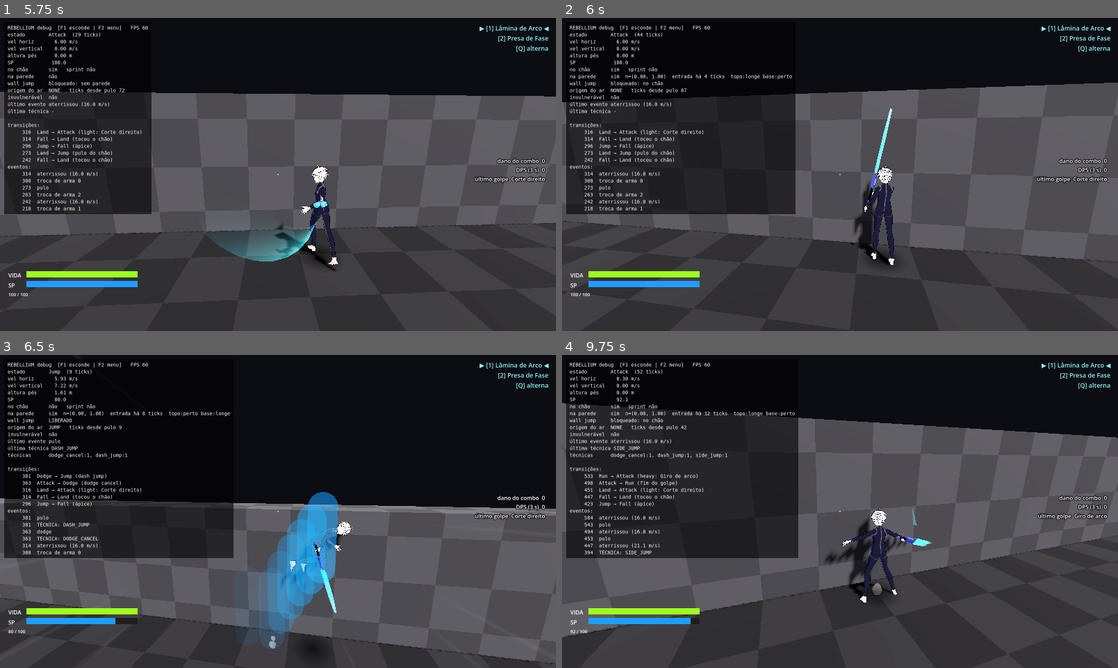
Above: before the commit, frames 1-4 (two rows, left to right).
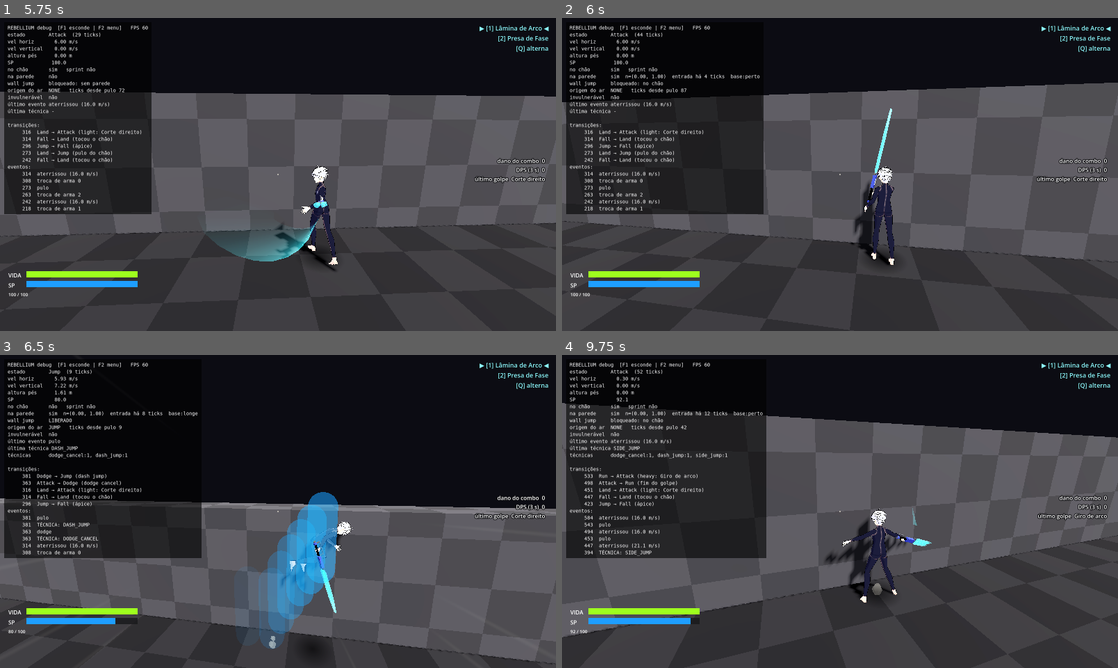
Above: after the commit, the same moments.

Repository: hugolnieri/Rebellium
Game: Godot game, scene res://scenes/arenas/CombatArena.tscn
Two runs of this game, one before a commit and one after it. Both use one fixed random seed, a clock stepped at 60 frames per second and the inputs below.
Inputs (mouse positions are in pixels of both pictures, inside the frame that each line leads up to):
- Up to frame 1 (5.75 s): tap Enter at 0.5 s; move the mouse to (305, 174) at 0.52 s; hold Space (jump) 0.53-1.28 s; hold W (move_forward) from 0.53 s (still down); click (305, 174) at 0.67 s; move the mouse to (250, 174) at 1.27 s; right-click (250, 174) at 1.35 s; tap Space (jump) at 1.52, 1.55, 1.82, 2.3, 3.02, 3.05, 3.32, 4.52, 4.55, 4.82 s; move the mouse to (289, 168) at 2.02 s; press the mouse at (289, 168) at 2.03 s; move the mouse to (272, 180) at 2.77 s; release the mouse at (272, 180) at 2.78 s; tap V (shoulder_swap) at 2.85 s; click (272, 180) at 2.92 s; move the mouse to (316, 177) at 3.52 s; hold Space (jump) 3.53-4.28 s; tap 1 (weapon_slot_1) at 3.6 s; move the mouse to (233, 171) at 4.27 s; tap 2 (weapon_slot_2) at 4.35 s; move the mouse to (283, 174) at 5.02 s; hold Space (jump) from 5.03 s (still down); tap Q (weapon_toggle) at 5.1 s; click (283, 174) at 5.17 s
- Up to frame 2 (6 s): move the mouse to (817, 168) at 5.77 s; release W (move_forward) at 5.78 s; release Space (jump) at 5.78 s; hold D (move_right) from 5.78 s (still down); tap Shift at 5.85 s
- Up to frame 3 (6.5 s): keep holding D (move_right); tap Space (jump) at 6.02, 6.05, 6.32 s
- Up to frame 4 (9.75 s): move the mouse to (867, 511) at 6.52 s; release D (move_right) at 6.53 s; hold Space (jump) 6.53-7.28 s; hold W (move_forward) 6.53-8.78 s; tap Alt at 6.6 s; move the mouse to (812, 511) at 7.27 s; tap Ctrl at 7.35 s; click (812, 511) at 7.42 s; tap Space (jump) at 7.52, 7.55, 7.82, 9.02, 9.05, 9.32 s; move the mouse to (851, 505) at 8.02 s; hold Space (jump) 8.03-8.78 s; move the mouse to (834, 517) at 8.77 s; hold A (move_left) 8.78-9.53 s; right-click (834, 517) at 8.85 s; move the mouse to (878, 514) at 9.52 s; press the mouse at (878, 514) at 9.53 s; hold W (move_forward) from 9.53 s (still down)

Frame 1 is identical in both runs. In frame 2, 2.3% of the frame differs, in the area x 30-42%, y 18-63%; in frame 3, 1.1%; in frame 4, 2.7%, in the area x 30-43%, y 18-65%.

Commit message:
remove o reverse wall jump; back-coming encadeado sobe paredes altas
- sai a técnica reverse (classificação, impulso, configs, cor, rótulo, raio do topo)
- depois de um back-coming, Space segurando o direcional para a parede dá um
  segundo back-coming (um lance extra por parede); sem segurar, se afasta como antes
- percurso: borda e parede lisa passam com back-coming duplo; parede de chegada
  da torre mais baixa (16,5 m) e mais larga para o último wall jump cair nela
- testes e docs atualizados

Co-Authored-By: Claude Opus 5.5 <noreply@anthropic.com>
Claude-Session: https://claude.ai/code/session_01F2bQk4JmWMhxKZmCfNJjFU

Diff:
--- a/config/feedback_config.tres
+++ b/config/feedback_config.tres
@@ -60,7 +60,6 @@
 hp_bar_color = Color(0.62, 1.0, 0.12, 1)
 color_wall_jump = Color(0.86, 0.84, 0.79, 1)
 color_side_jump = Color(0.12, 0.62, 1.0, 1)
-color_reverse_wall_jump = Color(0.58, 0.28, 0.98, 1)
 color_back_coming = Color(0.62, 1.0, 0.12, 1)
 color_cancel = Color(0.92, 0.12, 0.15, 1)
 color_dodge_cancel = Color(0.4, 0.85, 1.0, 1)
--- a/config/movement_config.tres
+++ b/config/movement_config.tres
@@ -85,13 +85,10 @@
 wall_approach_min_speed = 0.2
 side_jump_min_incidence_deg = 30.0
 technique_window_ticks = 6
-reverse_probe_height = 2.0
-reverse_jump_height = 2.3
-reverse_forward_speed = 6.5
-reverse_clear_speed = 11.0
 back_coming_max_feet_height = 1.0
 back_coming_height = 2.6
 back_coming_wall_push_speed = 1.0
+back_coming_chain_min_dot = 0.5
 cancel_window_ticks = 4
 cancel_speed_retained = 0.5
 bunny_hop_window_ticks = 3
--- a/scenes/arenas/TrainingCourse.tscn
+++ b/scenes/arenas/TrainingCourse.tscn
@@ -21,7 +21,7 @@
 size = Vector3(8.5, 3, 10)
 
 [sub_resource type="BoxShape3D" id="box4"]
-size = Vector3(8.25, 3, 8)
+size = Vector3(12.25, 3, 8)
 
 [sub_resource type="Environment" id="env"]
 background_mode = 1
@@ -115,13 +115,13 @@
 size = Vector3(8.5, 1, 13)
 surface = 0
 
-[node name="ReverseLedge" type="StaticBody3D" parent="Geometry"]
+[node name="ClimbLedge" type="StaticBody3D" parent="Geometry"]
 transform = Transform3D(1, 0, 0, 0, 1, 0, 0, 0, 1, 1.75, 1.8, -65)
 script = ExtResource("greybox")
 size = Vector3(8.5, 3.6, 10)
 surface = 2
 
-[node name="ReverseLedgeLip" type="StaticBody3D" parent="Geometry"]
+[node name="ClimbLedgeLip" type="StaticBody3D" parent="Geometry"]
 transform = Transform3D(1, 0, 0, 0, 1, 0, 0, 0, 1, 1.75, 3.61, -60.15)
 script = ExtResource("greybox")
 size = Vector3(8.5, 0.02, 0.3)
@@ -140,9 +140,9 @@
 surface = 7
 
 [node name="TowerA" type="StaticBody3D" parent="Geometry"]
-transform = Transform3D(1, 0, 0, 0, 1, 0, 0, 0, 1, -3.875, 12.5, -86)
-script = ExtResource("greybox")
-size = Vector3(8.25, 9, 8)
+transform = Transform3D(1, 0, 0, 0, 1, 0, 0, 0, 1, -5.875, 12.25, -86)
+script = ExtResource("greybox")
+size = Vector3(12.25, 8.5, 8)
 surface = 3
 
 [node name="TowerB" type="StaticBody3D" parent="Geometry"]
@@ -152,9 +152,9 @@
 surface = 3
 
 [node name="FinishPad" type="StaticBody3D" parent="Geometry"]
-transform = Transform3D(1, 0, 0, 0, 1, 0, 0, 0, 1, -3.875, 17.01, -86)
-script = ExtResource("greybox")
-size = Vector3(8.25, 0.02, 8)
+transform = Transform3D(1, 0, 0, 0, 1, 0, 0, 0, 1, -5.875, 16.51, -86)
+script = ExtResource("greybox")
+size = Vector3(12.25, 0.02, 8)
 surface = 4
 
 [node name="Checkpoints" type="Node3D" parent="."]
@@ -177,12 +177,12 @@
 transform = Transform3D(1, 0, 0, 0, 1, 0, 0, 0, 1, 0, 1.5, -8.5)
 shape = SubResource("box1")
 
-[node name="CP2_Reverse" type="Area3D" parent="Checkpoints"]
+[node name="CP2_Borda" type="Area3D" parent="Checkpoints"]
 transform = Transform3D(1, 0, 0, 0, 1, 0, 0, 0, 1, 1.75, 0, -51)
 monitorable = false
-metadata/label = "Borda de reverse"
-
-[node name="Shape" type="CollisionShape3D" parent="Checkpoints/CP2_Reverse"]
+metadata/label = "Borda (back-coming duplo)"
+
+[node name="Shape" type="CollisionShape3D" parent="Checkpoints/CP2_Borda"]
 transform = Transform3D(1, 0, 0, 0, 1, 0, 0, 0, 1, 0, 1.5, -2.5)
 shape = SubResource("box2")
 
@@ -205,7 +205,7 @@
 shape = SubResource("box3")
 
 [node name="FinishZone" type="Area3D" parent="."]
-transform = Transform3D(1, 0, 0, 0, 1, 0, 0, 0, 1, -3.875, 18.5, -86)
+transform = Transform3D(1, 0, 0, 0, 1, 0, 0, 0, 1, -5.875, 18, -86)
 monitorable = false
 
 [node name="Shape" type="CollisionShape3D" parent="FinishZone"]
@@ -242,7 +242,7 @@
 modulate = Color(0.86, 0.84, 0.79, 1)
 outline_modulate = Color(0.04, 0.04, 0.05, 1)
 text = "3 · BORDA
-reverse wall jump perto do topo"
+back-coming + Space segurando W"
 font_size = 64
 outline_size = 12
 
@@ -253,7 +253,7 @@
 modulate = Color(0.86, 0.84, 0.79, 1)
 outline_modulate = Color(0.04, 0.04, 0.05, 1)
 text = "4 · PAREDE LISA
-back-coming + reverse"
+back-coming duplo"
 font_size = 64
 outline_size = 12
 
@@ -269,7 +269,7 @@
 outline_size = 12
 
 [node name="Sign5" type="Label3D" parent="Signs"]
-transform = Transform3D(1, 0, 0, 0, 1, 0, 0, 0, 1, -3.875, 19.5, -86)
+transform = Transform3D(1, 0, 0, 0, 1, 0, 0, 0, 1, -3.875, 19, -86)
 billboard = 1
 pixel_size = 0.006
 modulate = Color(0.86, 0.84, 0.79, 1)
--- a/scenes/player/character_model.gd
+++ b/scenes/player/character_model.gd
@@ -310,17 +310,10 @@
 	match technique:
 		MovementRules.TECH_BACK_COMING:
 			return
-		MovementRules.TECH_REVERSE:
-			_trick_axis = Vector3.RIGHT
-			_trick_angle = -TAU
-		_:
-			# Mortal para trás: pisa na parede (de frente para ela) e gira de costas para longe.
-			_trick_axis = Vector3.RIGHT
-			_trick_angle = TAU
-			_trick_face_wall = true
-			_start_trick(_fb().flip_duration, false)
-			return
-	_trick_face_wall = false
+	# Mortal para trás: pisa na parede (de frente para ela) e gira de costas para longe.
+	_trick_axis = Vector3.RIGHT
+	_trick_angle = TAU
+	_trick_face_wall = true
 	_start_trick(_fb().flip_duration, false)
 
 
--- a/scenes/player/player.gd
+++ b/scenes/player/player.gd
@@ -155,9 +155,8 @@
 		return "não"
 	var since_entry := str(ticks_since(wall_sensor.entry_tick)) \
 		if wall_sensor.entry_tick > PlayerInput.NEVER else "-"
-	return "sim  n=(%.2f, %.2f)  entrada há %s ticks  topo:%s base:%s" % [
+	return "sim  n=(%.2f, %.2f)  entrada há %s ticks  base:%s" % [
 		wall_sensor.normal.x, wall_sensor.normal.z, since_entry,
-		"perto" if wall_sensor.is_near_top() else "longe",
 		"perto" if wall_sensor.is_near_base() else "longe"]
 
 
@@ -581,18 +580,18 @@
 	var has_entry := sensor.entry_tick > PlayerInput.NEVER
 	var v_in := sensor.entry_velocity if has_entry else WallJumpMath.horizontal(pre_slide_velocity)
 	# O segundo wall jump liberado pelo back-coming dispensa a janela justa (contato contínuo).
+	# Depois de um back-coming, Space segurando na direção da parede sobe mais um lance colado nela;
+	# sem segurar, o segundo salto se afasta da parede (wall jump normal).
+	var chained := sensor.collider_id == back_coming_wall \
+		and input.get_wish_direction().dot(-n) > config.back_coming_chain_min_dot
 	var in_window := (has_entry and MovementRules.is_within_window(
 		input.jump_pressed_tick, sensor.entry_tick, config.technique_window_ticks)) \
 		or sensor.collider_id == back_coming_wall
-	var technique := MovementRules.classify_wall_jump(in_window, sensor.is_near_top(),
-		sensor.is_near_base(), WallJumpMath.incidence_angle_deg(v_in, n),
-		config.side_jump_min_incidence_deg)
+	var technique := MovementRules.classify_wall_jump(in_window, sensor.is_near_base(), chained,
+		WallJumpMath.incidence_angle_deg(v_in, n), config.side_jump_min_incidence_deg)
 	var horizontal: Vector3
 	var height: float
 	match technique:
-		MovementRules.TECH_REVERSE:
-			horizontal = -n * config.reverse_forward_speed
-			height = config.reverse_jump_height
 		MovementRules.TECH_BACK_COMING:
 			horizontal = -n * config.back_coming_wall_push_speed
 			height = config.back_coming_height
@@ -602,7 +601,8 @@
 	wall_jump_entry_velocity = Vector3(v_in.x, velocity.y, v_in.z)
 	var launch := horizontal + Vector3.UP * config.velocity_for_height(height)
 	velocity = launch
-	back_coming_wall = sensor.collider_id if technique == MovementRules.TECH_BACK_COMING else 0
+	# Só um lance extra por parede: depois do back-coming encadeado, o próximo salto se afasta.
+	back_coming_wall = sensor.collider_id if technique == MovementRules.TECH_BACK_COMING and not chained else 0
 	last_wall_jump_collider = sensor.collider_id
 	last_wall_jump_tick = tick
 	wall_jump_carry = true
--- a/scenes/player/states/wall_jump.gd
+++ b/scenes/player/states/wall_jump.gd
@@ -1,17 +1,14 @@
 extends PlayerState
 ## Wall jump: primeiro o personagem fica colado na parede por `wall_jump_stick_ticks` (pés
 ## plantados, sem cair), depois sai o impulso. Mantém a direção do lançamento sem controle aéreo por
-## `wall_jump_lock_time`. No reverse wall jump e no back-coming o empurrão contra a parede
-## continua enquanto sobe colado nela (senão a colisão comeria a velocidade horizontal).
+## `wall_jump_lock_time`. No back-coming o empurrão contra a parede continua enquanto sobe colado
+## nela (senão a colisão comeria a velocidade horizontal) e, ao passar do topo, leva por cima da borda.
 ## Cancel: troca de arma (1/2) até `cancel_window_ticks` do wall jump desfaz o lançamento.
 
 var _launch: Vector3 = Vector3.ZERO
 var _launch_horizontal: Vector3 = Vector3.ZERO
 var _wall_normal: Vector3 = Vector3.ZERO
 var _hold_until_clear: bool = false
-var _reverse: bool = false
-var _boosted: bool = false
-var _was_climbing: bool = false
 
 
 func enter(_from: StringName, data: Dictionary) -> void:
@@ -19,11 +16,7 @@
 	_launch_horizontal = WallJumpMath.horizontal(_launch)
 	_wall_normal = data.get("normal", Vector3.ZERO)
 	var technique: StringName = data.get("technique", &"")
-	_hold_until_clear = technique == MovementRules.TECH_REVERSE \
-		or technique == MovementRules.TECH_BACK_COMING
-	_reverse = technique == MovementRules.TECH_REVERSE
-	_boosted = false
-	_was_climbing = false
+	_hold_until_clear = technique == MovementRules.TECH_BACK_COMING
 	if is_sticking():
 		_stick()
 
@@ -61,12 +54,6 @@
 	if can_act and player.try_attack(input):
 		return
 	var climbing := _hold_until_clear and player.wall_sensor.has_contact and player.velocity.y > 0.0
-	_was_climbing = _was_climbing or climbing
-	if _reverse and not _boosted and ((_was_climbing and not climbing) or player.velocity.y <= 0.0):
-		# Passou da borda: agora sim dispara para frente, por cima do topo.
-		_boosted = true
-		var forward := _launch_horizontal.normalized()
-		_launch_horizontal = forward * maxf(_launch_horizontal.length(), cfg().reverse_clear_speed)
 	if locked or climbing:
 		player.velocity.x = _launch_horizontal.x
 		player.velocity.z = _launch_horizontal.z
--- a/scenes/player/wall_sensor.gd
+++ b/scenes/player/wall_sensor.gd
@@ -7,8 +7,6 @@
 const PROBE_DIRECTIONS: int = 8
 ## Alturas das sondas horizontais, como fração da altura do corpo.
 const PROBE_HEIGHT_RATIOS: Array[float] = [0.3, 0.7]
-## Tolerâncias geométricas das sondas (não são valores de gameplay).
-const TOP_PROBE_EXTRA_REACH: float = 0.1
 const FEET_PROBE_LIFT: float = 0.05
 
 var player: Player
@@ -68,16 +66,6 @@
 	collider_id = 0
 
 
-## Raio acima da cabeça em direção à parede: true se NÃO encontra parede (perto do topo).
-func is_near_top() -> bool:
-	if not has_contact:
-		return false
-	var cfg := player.config
-	var from := player.global_position + Vector3.UP * cfg.reverse_probe_height
-	var to := from - normal * (cfg.body_radius + cfg.wall_detect_distance + TOP_PROBE_EXTRA_REACH)
-	return _ray(from, to).is_empty()
-
-
 ## Raio para baixo a partir dos pés: true se há chão perto (perto da base da parede).
 func is_near_base() -> bool:
 	var cfg := player.config
--- a/scenes/ui/training_hud.gd
+++ b/scenes/ui/training_hud.gd
@@ -3,7 +3,6 @@
 
 const TECHNIQUE_LABELS: Dictionary = {
 	&"side_jump": "Side jump",
-	&"reverse_wall_jump": "Reverse wall jump",
 	&"back_coming": "Back-coming",
 	&"cancel": "Cancel",
 	&"dodge_cancel": "Dodge cancel",
--- a/scripts/core/feedback_config.gd
+++ b/scripts/core/feedback_config.gd
@@ -98,7 +98,6 @@
 @export_group("Técnicas (cores)")
 @export var color_wall_jump: Color = Color(0.86, 0.84, 0.79)
 @export var color_side_jump: Color = Color(0.12, 0.62, 1.0)
-@export var color_reverse_wall_jump: Color = Color(0.58, 0.28, 0.98)
 @export var color_back_coming: Color = Color(0.62, 1.0, 0.12)
 @export var color_cancel: Color = Color(0.92, 0.12, 0.15)
 @export var color_dodge_cancel: Color = Color(0.4, 0.85, 1.0)
@@ -124,7 +123,6 @@
 func get_technique_color(technique: StringName) -> Color:
 	match technique:
 		&"side_jump": return color_side_jump
-		&"reverse_wall_jump": return color_reverse_wall_jump
 		&"back_coming": return color_back_coming
 		&"cancel": return color_cancel
 		&"dodge_cancel": return color_dodge_cancel
--- a/scripts/core/game_events.gd
+++ b/scripts/core/game_events.gd
@@ -8,7 +8,7 @@
 signal state_changed(player: Node, from_state: StringName, to_state: StringName, reason: String)
 ## Wall jump executado (qualquer variante). data: position, normal, velocity, technique.
 signal wall_jump_executed(player: Node, data: Dictionary)
-## Técnica avançada acertada: side_jump, reverse_wall_jump, back_coming, cancel, dodge_cancel, bunny_hop.
+## Técnica avançada acertada: side_jump, back_coming, cancel, dodge_cancel, bunny_hop.
 signal technique_executed(player: Node, technique: StringName, data: Dictionary)
 ## Dodge iniciado. direction em espaço do mundo.
 signal dodged(player: Node, direction: Vector3)
--- a/scripts/core/movement_config.gd
+++ b/scripts/core/movement_config.gd
@@ -162,21 +162,17 @@
 @export_range(0.0, 89.0, 1.0, "suffix:°") var side_jump_min_incidence_deg: float = 30.0
 
 @export_group("Técnicas avançadas")
-## Janela justa (reverse/back-coming): Space até N ticks do contato com a parede.
+## Janela justa (back-coming): Space até N ticks do contato com a parede.
 @export_range(0, 30, 1, "suffix:ticks") var technique_window_ticks: int = 6
-## Altura (acima dos pés) do raio que procura o topo da parede.
-@export_range(0.5, 4.0, 0.05, "suffix:m") var reverse_probe_height: float = 2.0
-@export_range(0.0, 10.0, 0.05, "suffix:m") var reverse_jump_height: float = 2.35
-## Velocidade para FRENTE (por cima da parede) no reverse wall jump.
-@export_range(0.0, 20.0, 0.1, "suffix:m/s") var reverse_forward_speed: float = 6.5
-## Velocidade para frente assim que o reverse passa da borda (vai bem mais longe depois de subir).
-@export_range(0.0, 30.0, 0.5, "suffix:m/s") var reverse_clear_speed: float = 11.0
 ## Distância máxima dos pés ao chão para o contato contar como "base da parede".
 @export_range(0.0, 4.0, 0.05, "suffix:m") var back_coming_max_feet_height: float = 1.0
 @export_range(0.0, 10.0, 0.05, "suffix:m") var back_coming_height: float = 2.6
 ## Leve empurrão de volta PARA a parede no back-coming: o jogador sobe colado nela e ganha
 ## um segundo wall jump na mesma parede (sem precisar de nova janela justa).
 @export_range(0.0, 10.0, 0.1, "suffix:m/s") var back_coming_wall_push_speed: float = 1.0
+## Back-coming encadeado: depois de um back-coming, Space com o direcional apontando para a parede
+## (cosseno mínimo entre o input e a direção da parede) sobe mais um lance em vez de se afastar.
+@export_range(-1.0, 1.0, 0.05) var back_coming_chain_min_dot: float = 0.5
 ## Cancel: troca de arma até N ticks do wall jump.
 @export_range(0, 20, 1, "suffix:ticks") var cancel_window_ticks: int = 4
 ## Fração da velocidade de entrada preservada pelo cancel.
--- a/scripts/core/movement_rules.gd
+++ b/scripts/core/movement_rules.gd
@@ -7,7 +7,6 @@
 
 const TECH_NORMAL: StringName = &"normal"
 const TECH_SIDE_JUMP: StringName = &"side_jump"
-const TECH_REVERSE: StringName = &"reverse_wall_jump"
 const TECH_BACK_COMING: StringName = &"back_coming"
 const TECH_CANCEL: StringName = &"cancel"
 const TECH_DODGE_CANCEL: StringName = &"dodge_cancel"
@@ -50,12 +49,11 @@
 	return absi(press_tick - event_tick) <= window_ticks
 
 
-## Classifica o wall jump. Topo tem prioridade sobre base (parede baixa = reverse).
-static func classify_wall_jump(in_technique_window: bool, near_top: bool, near_base: bool,
+## Classifica o wall jump. Back-coming: Space na janela justa com os pés perto da base da parede, ou
+## de novo na mesma parede logo depois de um back-coming (`chained`: sobe mais um lance colado nela).
+static func classify_wall_jump(in_technique_window: bool, near_base: bool, chained: bool,
 		incidence_deg: float, side_min_deg: float) -> StringName:
-	if in_technique_window and near_top:
-		return TECH_REVERSE
-	if in_technique_window and near_base:
+	if in_technique_window and (near_base or chained):
 		return TECH_BACK_COMING
 	if incidence_deg >= side_min_deg:
 		return TECH_SIDE_JUMP
--- a/tests/integration/test_training_course.gd
+++ b/tests/integration/test_training_course.gd
@@ -103,33 +103,32 @@
 	assert_lt(d.player.global_position.y, -1.0, "sprint + pulo não alcança o outro lado")
 
 
-func test_reverse_wall_jump_climbs_the_ledge() -> void:
-	await _teleport(Vector3(1.75, 0, -52))
-	d.step_until(func() -> bool: return d.player.global_position.z < -57.4, 120, FWD)
-	d.press_jump()
-	d.step(1, FWD)
-	assert_gt(d.step_until_wall(_block("ReverseLedge"), 60, FWD), 0)
-	d.press_jump()
-	d.step(1)
-	assert_has(d.techniques, MovementRules.TECH_REVERSE)
-	d.step(60)
-	assert_almost_eq(d.player.global_position.y, 3.6, 0.05, "em cima da borda")
-
-
-func test_back_coming_then_reverse_climbs_the_smooth_wall() -> void:
-	await _teleport(Vector3(1.75, 3.6, -67))
+## Encosta na parede, pula, back-coming na base e, segurando W, o segundo back-coming leva ao topo.
+func _double_back_coming() -> void:
 	d.step_until(func() -> bool: return d.player.wall_sensor.has_contact, 120, FWD)
 	d.step(5, FWD)
 	d.press_jump()
 	d.step(3, FWD)
 	d.press_jump()
-	d.step(1)
+	d.step(1, FWD)
 	assert_has(d.techniques, MovementRules.TECH_BACK_COMING)
-	assert_gt(d.step_until(func() -> bool: return d.player.wall_sensor.is_near_top(), 40), 0)
-	d.press_jump()
-	d.step(1)
-	assert_eq(d.techniques.count(MovementRules.TECH_REVERSE), 1)
-	d.step(60)
+	d.step_until(func() -> bool: return d.player.velocity.y > 1.0, 20, FWD)  # sai da parede (fim do colado)
+	d.step_until(func() -> bool: return d.player.velocity.y < 1.0, 40, FWD)
+	d.press_jump()
+	d.step(1, FWD)
+	assert_eq(d.techniques.count(MovementRules.TECH_BACK_COMING), 2, "back-coming encadeado")
+	d.step(60, FWD)
+
+
+func test_double_back_coming_climbs_the_ledge() -> void:
+	await _teleport(Vector3(1.75, 0, -56))
+	await _double_back_coming()
+	assert_almost_eq(d.player.global_position.y, 3.6, 0.05, "em cima da borda")
+
+
+func test_double_back_coming_climbs_the_smooth_wall() -> void:
+	await _teleport(Vector3(1.75, 3.6, -67))
+	await _double_back_coming()
 	assert_almost_eq(d.player.global_position.y, 8.0, 0.05, "em cima da parede lisa")
 
 
@@ -150,7 +149,7 @@
 	d.step(1, Vector2(-0.7, 0), true)  # A puro + Espaço seria dash
 	var jumps := _auto_wall_jump_until_landed(400)
 	assert_gte(jumps, 3, "wall jumps encadeados: %d" % jumps)
-	assert_almost_eq(d.player.global_position.y, 17.0, 0.05, "chegou no topo da torre")
+	assert_almost_eq(d.player.global_position.y, 16.5, 0.05, "chegou no topo da torre")
 	await wait_physics_frames(3)
 	assert_true(course.finished, "zona de chegada alcançada")
 
--- a/tests/integration/test_wall_jump.gd
+++ b/tests/integration/test_wall_jump.gd
@@ -1,6 +1,6 @@
 extends GutTest
 ## Wall jump com física real: regra "só após pulo", reflexão, encadeamento, bloqueio de
-## mesma parede e técnicas (reverse, back-coming, cancel).
+## mesma parede e técnicas (back-coming, cancel).
 
 const Driver = preload("res://tests/helpers/player_driver.gd")
 const FWD := Vector2(0, 1)
@@ -206,29 +206,7 @@
 	assert_gt(heights[3] - heights[0], 3.0, "subiu encadeando wall jumps: %s" % [heights])
 
 
-func test_reverse_wall_jump_near_top_goes_over_the_ledge() -> void:
-	_world(Vector3(0, 0, 0.3))
-	var ledge := d.add_block(Vector3(0, 1.8, -13.0), Vector3(20, 3.6, 20))  # face z=-3, topo 3,6 m
-	await d.ready_physics(self)
-	d.step(10)
-	d.step(8, FWD)  # embalo: chega na parede perto do ápice do pulo
-	d.press_jump()
-	d.step(1, FWD)
-	assert_gt(d.step_until_wall(ledge, 90, FWD), 0)
-	assert_true(d.player.wall_sensor.is_near_top(), "pés altos o bastante: raio acima da cabeça livre")
-	d.press_jump()
-	d.step(1)  # solta o direcional: o próprio lançamento leva por cima
-	assert_eq(d.wall_jumps[0].technique, MovementRules.TECH_REVERSE)
-	assert_has(d.techniques, MovementRules.TECH_REVERSE)
-	assert_lt(d.wall_jumps[0].velocity_out.z, 0.0, "lançado para frente, por cima")
-	d.step(60)
-	assert_true(d.player.is_on_floor())
-	assert_almost_eq(d.player.global_position.y, 3.6, 0.05, "terminou em cima da borda")
-	assert_lt(d.player.global_position.z, -7.0, "reverse vai bem para frente depois de passar da borda")
-	assert_lt(d.player.global_position.z, -3.0)
-
-
-func test_late_press_near_top_is_normal_wall_jump() -> void:
+func test_late_press_is_normal_wall_jump() -> void:
 	_world(Vector3(0, 0, 0.3))
 	var ledge := d.add_block(Vector3(0, 1.8, -6.0), Vector3(20, 3.6, 6))
 	await d.ready_physics(self)
@@ -266,7 +244,7 @@
 	assert_eq(d.wall_jumps.size(), 2, "segundo wall jump na MESMA parede liberado pelo back-coming")
 	assert_eq(d.state(), &"WallJump")
 	assert_eq(d.wall_jumps[1].normal, d.wall_jumps[0].normal)
-	assert_eq(d.wall_jumps[1].technique, MovementRules.TECH_NORMAL, "parede alta: sem topo perto")
+	assert_eq(d.wall_jumps[1].technique, MovementRules.TECH_NORMAL, "sem segurar para a parede: se afasta")
 	assert_gt(d.player.velocity.z, 0.0, "segundo salto se afasta da parede")
 
 
@@ -307,36 +285,44 @@
 	assert_does_not_have(d.techniques, MovementRules.TECH_CANCEL, "tarde demais")
 
 
-func test_back_coming_then_reverse_climbs_wall_too_tall_for_a_single_jump() -> void:
+func _back_coming_on(height: float) -> void:
 	_world(Vector3(0, 0, -2.45))
-	d.add_block(Vector3(0, 2.2, -6.0), Vector3(20, 4.4, 6))  # bloco de 4,4 m, face em z = -3
+	d.add_block(Vector3(0, height * 0.5, -6.0), Vector3(20, height, 6))  # face em z = -3
 	await d.ready_physics(self)
 	d.step(10, FWD)
 	d.press_jump()
 	d.step(3, FWD)
 	d.press_jump()
-	d.step(1)
+	d.step(1, FWD)
 	assert_eq(d.wall_jumps[0].technique, MovementRules.TECH_BACK_COMING)
-	var near_top := d.step_until(func() -> bool: return d.player.wall_sensor.is_near_top(), 40)
-	assert_gt(near_top, 0, "back-coming leva os pés alto o bastante")
-	d.press_jump()
-	d.step(1)
-	assert_eq(d.wall_jumps[1].technique, MovementRules.TECH_REVERSE)
-	d.step(60)
+	d.step_until(func() -> bool: return d.player.velocity.y < 1.0, 40, FWD)
+
+
+func test_double_back_coming_climbs_wall_too_tall_for_a_single_jump() -> void:
+	await _back_coming_on(4.4)
+	d.press_jump()
+	d.step(1, FWD)
+	assert_eq(d.wall_jumps[1].technique, MovementRules.TECH_BACK_COMING, "segurando W: sobe mais um lance")
+	d.step(60, FWD)
 	assert_true(d.player.is_on_floor())
 	assert_almost_eq(d.player.global_position.y, 4.4, 0.05, "em cima da parede de 4,4 m")
 
 
-func test_single_jump_cannot_reverse_over_4_4_m_wall() -> void:
-	_world(Vector3(0, 0, 0.3))
-	var wall := _tall_wall(-3.0, 4.4)
-	await d.ready_physics(self)
-	d.step(10)
-	d.step(8, FWD)
-	d.press_jump()
-	d.step(1, FWD)
-	var max_near_top := false
-	for i in 40:
-		d.step(1, FWD)
-		max_near_top = max_near_top or d.player.wall_sensor.is_near_top()
-	assert_false(max_near_top, "pulo simples nunca chega perto do topo de 4,4 m")
+func test_single_back_coming_does_not_reach_top_of_4_4_m_wall() -> void:
+	await _back_coming_on(4.4)
+	d.step(80, FWD)
+	assert_almost_eq(d.player.global_position.y, 0.0, 0.05, "sem o segundo lance, escorrega de volta")
+
+
+func test_back_coming_chain_is_limited_to_one_extra() -> void:
+	await _back_coming_on(12.0)
+	d.press_jump()
+	d.step(1, FWD)
+	assert_eq(d.wall_jumps[1].technique, MovementRules.TECH_BACK_COMING)
+	d.step_until(func() -> bool: return d.player.velocity.y < 1.0, 40, FWD)
+	d.press_jump()
+	d.step(1, FWD)
+	if d.wall_jumps.size() > 2:
+		assert_ne(d.wall_jumps[2].technique, MovementRules.TECH_BACK_COMING, "terceiro lance não escala")
+	d.step(120, FWD)
+	assert_lt(d.player.global_position.y, 1.0, "não escala parede alta sem fim")
--- a/tests/unit/test_movement_rules.gd
+++ b/tests/unit/test_movement_rules.gd
@@ -47,10 +47,11 @@
 
 func test_classification_priorities() -> void:
 	var side := 30.0
-	assert_eq(MovementRules.classify_wall_jump(true, true, true, 0.0, side), MovementRules.TECH_REVERSE)
-	assert_eq(MovementRules.classify_wall_jump(true, false, true, 0.0, side), MovementRules.TECH_BACK_COMING)
-	assert_eq(MovementRules.classify_wall_jump(false, true, true, 0.0, side), MovementRules.TECH_NORMAL,
-		"fora da janela justa não há técnica de topo/base")
+	assert_eq(MovementRules.classify_wall_jump(true, true, false, 0.0, side), MovementRules.TECH_BACK_COMING)
+	assert_eq(MovementRules.classify_wall_jump(true, false, true, 0.0, side), MovementRules.TECH_BACK_COMING,
+		"back-coming encadeado na mesma parede")
+	assert_eq(MovementRules.classify_wall_jump(false, true, false, 0.0, side), MovementRules.TECH_NORMAL,
+		"fora da janela justa não há back-coming")
 	assert_eq(MovementRules.classify_wall_jump(false, false, false, 45.0, side), MovementRules.TECH_SIDE_JUMP)
 	assert_eq(MovementRules.classify_wall_jump(false, false, false, 10.0, side), MovementRules.TECH_NORMAL)
 
Not shown, added: tests/integration/test_zz_probe.gd.uid
Not shown, changed: docs/ESCOPO.md
Not shown, changed: docs/ROTEIRO_TESTE.md
